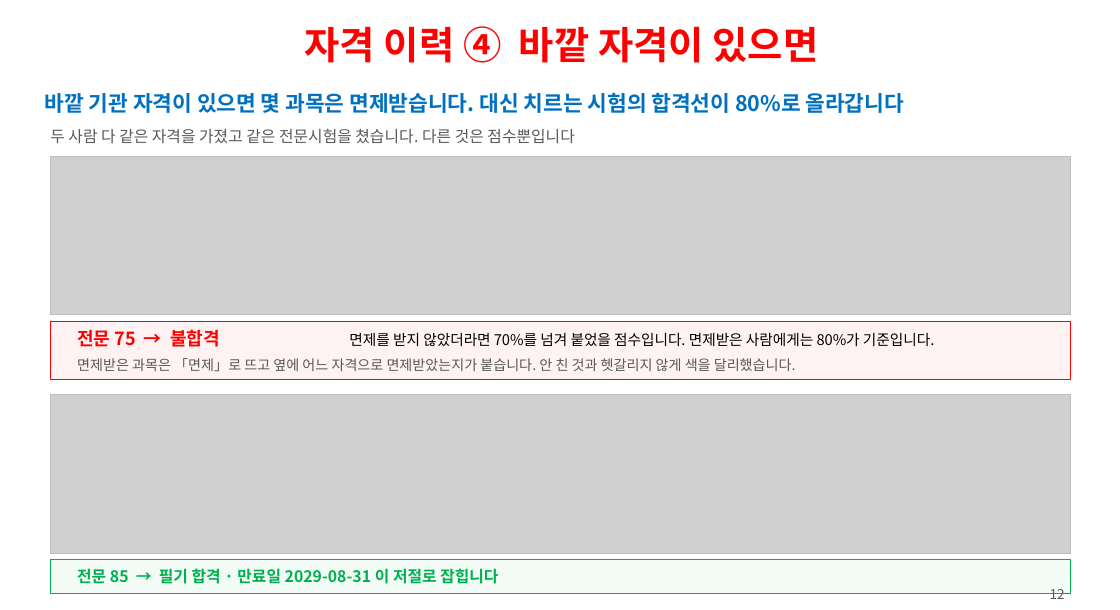
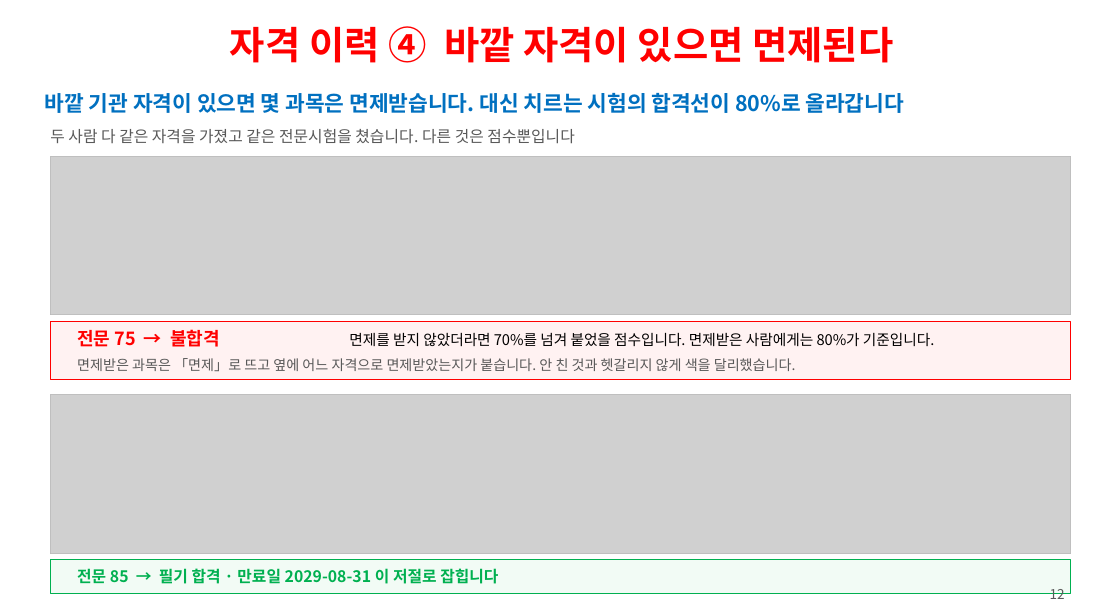
Before and after one commit to ys1277-sys/HIENDT-CBT, a slide deck: slide 12 of docs/발표자료-CBT-2026-08.pptx. Drawn at 1120x610 pixels with LibreOffice and Linux fonts; fonts in the diff are those of the drawing; grey boxes stand for pictures. Boxes give left, top, right and bottom in pixels: in the first picture for what was removed or moved away, otherwise in the second. Text is boxed around its words. In the diff, an @@ line names an element or a change of style, - is before the commit and + after.

```diff
--- a/docs/발표자료-CBT-2026-08.pptx
+++ b/docs/발표자료-CBT-2026-08.pptx
@@ text at (230, 26, 893, 63): text changed @@
-자격 이력 ④ 바깥 자격이 있으면
+자격 이력 ④ 바깥 자격이 있으면 면제된다
```
Also in this commit, not shown: 11 other slides changed, 1 other file.
